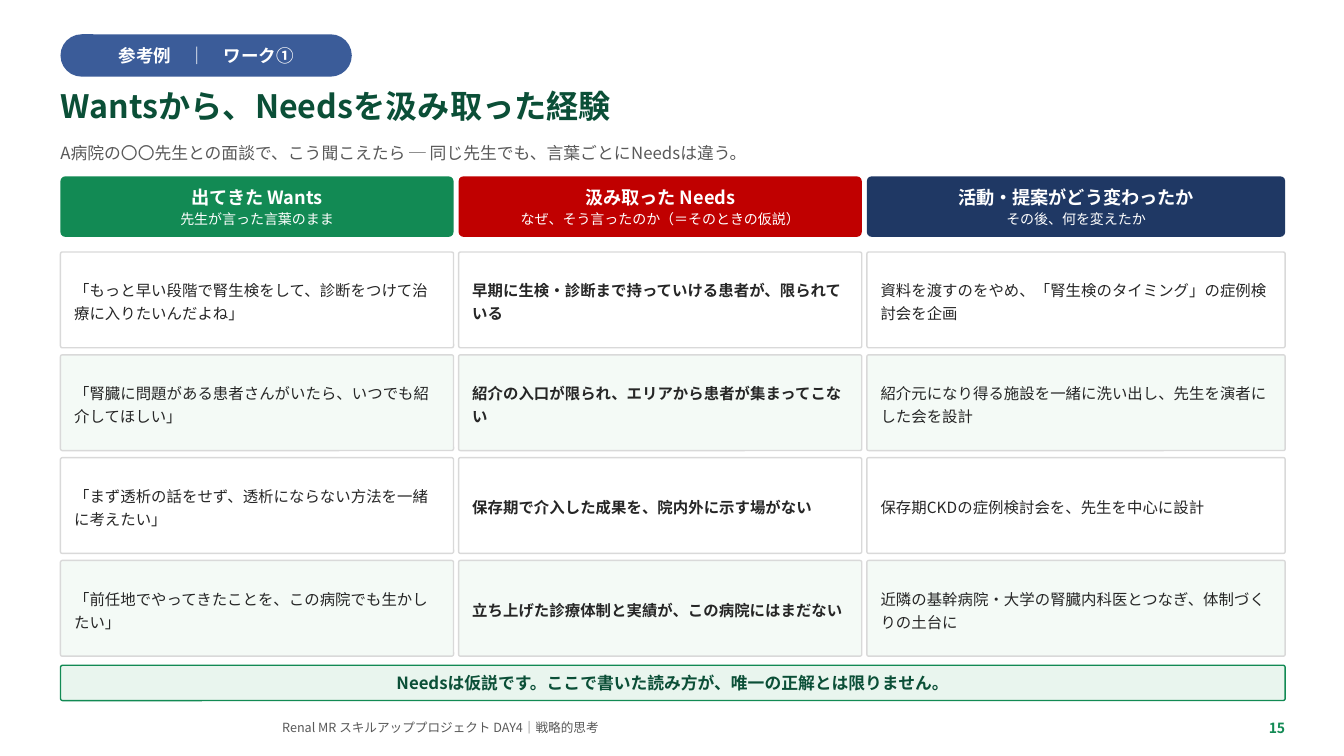
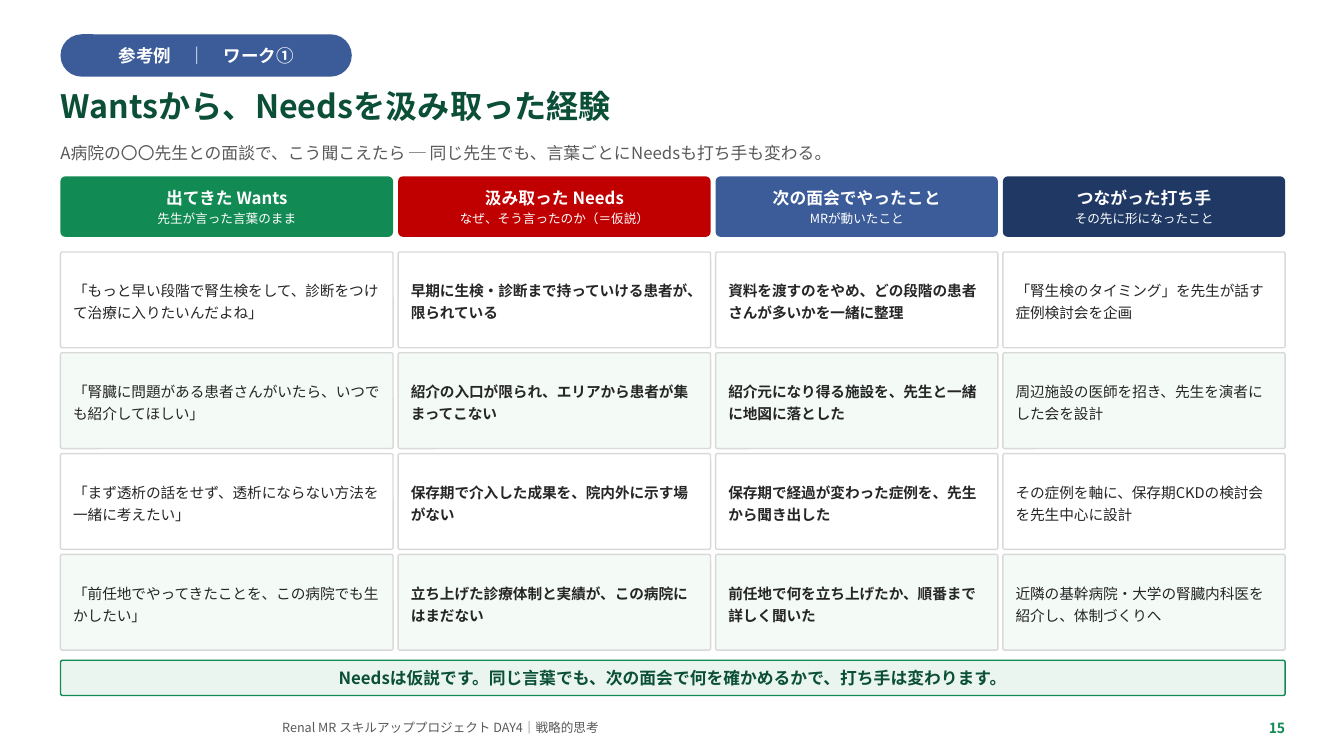
Before and after one commit to TAKUYA-1187/Claude, a slide deck: slide 15 of novartis_training/DAY4_ちょっと分かるだけで世界が変わる.pptx. Drawn at 1344x756 pixels with LibreOffice and Linux fonts; fonts in the diff are those of the drawing; background and template pictures are left out. Boxes give left, top, right and bottom in pixels: in the first picture for what was removed or moved away, otherwise in the second. Text is boxed around its words. In the diff, an @@ line names an element or a change of style, - is before the commit and + after.

```diff
--- a/novartis_training/DAY4_ちょっと分かるだけで世界が変わる.pptx
+++ b/novartis_training/DAY4_ちょっと分かるだけで世界が変わる.pptx
@@ text at box(60, 145, 832, 161): text changed @@
-A病院の〇〇先生との面談で、こう聞こえたら ─ 同じ先生でも、言葉ごとにNeedsは違う。
+A病院の〇〇先生との面談で、こう聞こえたら ─ 同じ先生でも、言葉ごとにNeedsも打ち手も変わる。
@@ rounded rectangle "出てきた Wants": place and size @@
-rounded rectangle "出てきた Wants" at box(60, 176, 454, 237)
+rounded rectangle "出てきた Wants" at box(60, 176, 393, 237)
@@ rounded rectangle "出てきた Wants" at box(60, 176, 393, 237): size 13 to 12 pt in "出てきた Wants"; size 10 to 9 pt in "先生が言った言葉のまま" @@
@@ rounded rectangle "汲み取った Needs": place and size @@
-rounded rectangle "汲み取った Needs" at box(459, 176, 862, 237)
+rounded rectangle "汲み取った Needs" at box(398, 176, 711, 237)
@@ rounded rectangle added at box(716, 176, 998, 237), fill #3B5C99, 12 pt, text #FFFFFF, bold @@
+次の面会でやったこと
+MRが動いたこと
@@ rounded rectangle removed at box(867, 176, 1286, 237) @@
-活動・提案がどう変わったか
-その後、何を変えたか
@@ rounded rectangle added at box(1003, 176, 1286, 237), fill #1F3864, 9 pt, text #FFFFFF @@
+つながった打ち手
+その先に形になったこと
@@ text in rounded rectangle at box(166, 189, 233, 206): size 13 to 12 pt in "汲み取った Needs" @@
@@ text in rounded rectangle at box(460, 212, 649, 224): text changed; size 10 to 9 pt @@
-なぜ、そう言ったのか（＝そのときの仮説）
+なぜ、そう言ったのか（＝仮説）
@@ rounded rectangle "「もっと早い段階で腎生検をして、診断をつけて治療に入りたいんだよね」": place and size @@
-rounded rectangle "「もっと早い段階で腎生検をして、診断をつけて治療に入りたいんだよね」" at box(60, 252, 454, 348)
+rounded rectangle "「もっと早い段階で腎生検をして、診断をつけて治療に入りたいんだよね」" at box(60, 252, 393, 348)
@@ rounded rectangle "早期に生検・診断まで持っていける患者が、限られている": place and size @@
-rounded rectangle "早期に生検・診断まで持っていける患者が、限られている" at box(459, 252, 862, 348)
+rounded rectangle "早期に生検・診断まで持っていける患者が、限られている" at box(398, 252, 711, 348)
@@ rounded rectangle added at box(716, 252, 998, 348), fill #FFFFFF, outline #D9D9D9 1 pt, 10.5 pt, text #262626, bold @@
+資料を渡すのをやめ、どの段階の患者さんが多いかを一緒に整理
@@ rounded rectangle "「腎生検のタイミング」を先生が話す症例検討会を企画": place and size @@
-rounded rectangle "「腎生検のタイミング」を先生が話す症例検討会を企画" at box(867, 252, 1286, 348)
+rounded rectangle "「腎生検のタイミング」を先生が話す症例検討会を企画" at box(1003, 252, 1286, 348)
@@ text in rounded rectangle at box(1016, 283, 1264, 319): text changed; size 11 to 10.5 pt @@
-資料を渡すのをやめ、「腎生検のタイミング」の症例検討会を企画
+「腎生検のタイミング」を先生が話す症例検討会を企画
@@ rounded rectangle "「腎臓に問題がある患者さんがいたら、いつでも紹介してほしい」": place and size @@
-rounded rectangle "「腎臓に問題がある患者さんがいたら、いつでも紹介してほしい」" at box(60, 355, 454, 451)
+rounded rectangle "「腎臓に問題がある患者さんがいたら、いつでも紹介してほしい」" at box(60, 353, 393, 449)
@@ rounded rectangle "紹介の入口が限られ、エリアから患者が集まってこない": place and size @@
-rounded rectangle "紹介の入口が限られ、エリアから患者が集まってこない" at box(459, 355, 862, 451)
+rounded rectangle "紹介の入口が限られ、エリアから患者が集まってこない" at box(398, 353, 711, 449)
@@ rounded rectangle added at box(716, 353, 998, 449), fill #F4FAF6, outline #D9D9D9 1 pt, 10.5 pt, text #262626, bold @@
+紹介元になり得る施設を、先生と一緒に地図に落とした
@@ rounded rectangle "周辺施設の医師を招き、先生を演者にした会を設計": place and size @@
-rounded rectangle "周辺施設の医師を招き、先生を演者にした会を設計" at box(867, 355, 1286, 451)
+rounded rectangle "周辺施設の医師を招き、先生を演者にした会を設計" at box(1003, 353, 1286, 449)
@@ text in rounded rectangle at box(1016, 384, 1263, 420): text changed; size 11 to 10.5 pt @@
-紹介元になり得る施設を一緒に洗い出し、先生を演者にした会を設計
+周辺施設の医師を招き、先生を演者にした会を設計
@@ rounded rectangle "「まず透析の話をせず、透析にならない方法を一緒に考えたい」": place and size @@
-rounded rectangle "「まず透析の話をせず、透析にならない方法を一緒に考えたい」" at box(60, 458, 454, 554)
+rounded rectangle "「まず透析の話をせず、透析にならない方法を一緒に考えたい」" at box(60, 454, 393, 549)
@@ rounded rectangle "保存期で介入した成果を、院内外に示す場がない": place and size @@
-rounded rectangle "保存期で介入した成果を、院内外に示す場がない" at box(459, 458, 862, 554)
+rounded rectangle "保存期で介入した成果を、院内外に示す場がない" at box(398, 454, 711, 549)
@@ rounded rectangle added at box(716, 454, 998, 549), fill #FFFFFF, outline #D9D9D9 1 pt, 10.5 pt, text #262626, bold @@
+保存期で経過が変わった症例を、先生から聞き出した
@@ rounded rectangle removed at box(867, 458, 1286, 554) @@
-保存期CKDの症例検討会を、先生を中心に設計
@@ rounded rectangle added at box(1003, 454, 1286, 549), fill #FFFFFF, outline #D9D9D9 1 pt, 10.5 pt, text #262626 @@
+その症例を軸に、保存期CKDの検討会を先生中心に設計
@@ rounded rectangle "「前任地でやってきたことを、この病院でも生かしたい」": place and size @@
-rounded rectangle "「前任地でやってきたことを、この病院でも生かしたい」" at box(60, 561, 454, 656)
+rounded rectangle "「前任地でやってきたことを、この病院でも生かしたい」" at box(60, 555, 393, 650)
@@ size 11 to 10.5 pt in 8 elements at box(60, 252, 393, 348), box(60, 353, 393, 449), box(60, 454, 393, 549), box(60, 555, 393, 650), box(398, 252, 711, 348), box(398, 353, 711, 449), box(398, 454, 711, 549), box(398, 555, 711, 650) @@
@@ rounded rectangle "立ち上げた診療体制と実績が、この病院にはまだない": place and size @@
-rounded rectangle "立ち上げた診療体制と実績が、この病院にはまだない" at box(459, 561, 862, 656)
+rounded rectangle "立ち上げた診療体制と実績が、この病院にはまだない" at box(398, 555, 711, 650)
@@ rounded rectangle added at box(716, 555, 998, 650), fill #F4FAF6, outline #D9D9D9 1 pt, 10.5 pt, text #262626, bold @@
+前任地で何を立ち上げたか、順番まで詳しく聞いた
@@ rounded rectangle "近隣の基幹病院・大学の腎臓内科医を紹介し、体制づくりへ": place and size @@
-rounded rectangle "近隣の基幹病院・大学の腎臓内科医を紹介し、体制づくりへ" at box(867, 561, 1286, 656)
+rounded rectangle "近隣の基幹病院・大学の腎臓内科医を紹介し、体制づくりへ" at box(1003, 555, 1286, 650)
@@ text in rounded rectangle at box(1016, 586, 1264, 622): text changed; size 11 to 10.5 pt @@
-近隣の基幹病院・大学の腎臓内科医とつなぎ、体制づくりの土台に
+近隣の基幹病院・大学の腎臓内科医を紹介し、体制づくりへ
@@ rounded rectangle "Needsは仮説です。同じ言葉でも、次の面会で何を確かめるかで、打ち手は変わります。": place and size @@
-rounded rectangle "Needsは仮説です。同じ言葉でも、次の面会で何を確かめるかで、打ち手は変わります。" at box(60, 665, 1286, 701)
+rounded rectangle "Needsは仮説です。同じ言葉でも、次の面会で何を確かめるかで、打ち手は変わります。" at box(60, 660, 1286, 696)
@@ text in rounded rectangle at box(339, 669, 1007, 686): text changed @@
-Needsは仮説です。ここで書いた読み方が、唯一の正解とは限りません。
+Needsは仮説です。同じ言葉でも、次の面会で何を確かめるかで、打ち手は変わります。
```
Also in this commit, not shown: 2 other files.
